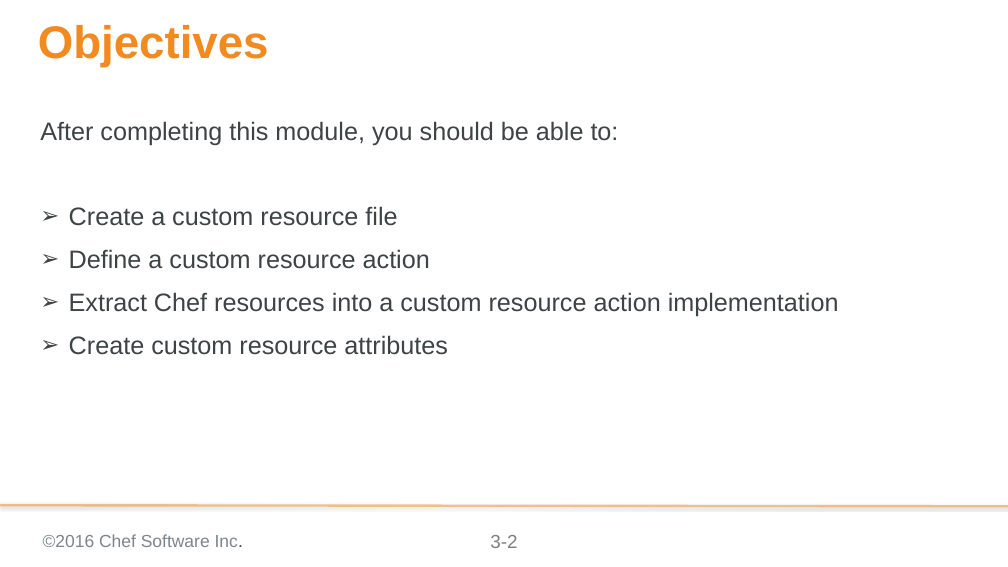
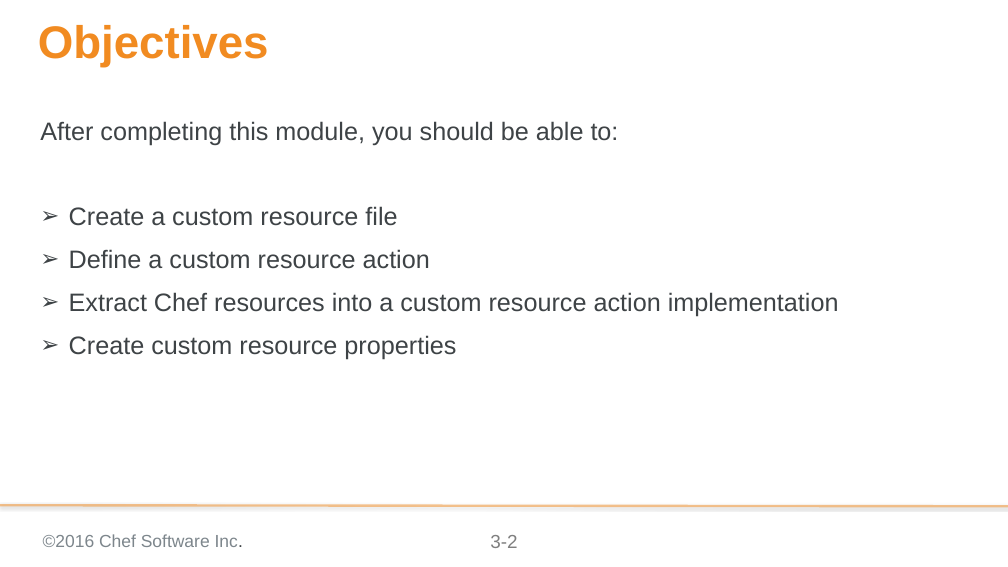
Before and after one commit to chef-training/extending_cookbooks, a slide deck: slide 2 of 03-creating_a_custom_resource-linux.pptx. Drawn at 1008x567 pixels with LibreOffice and Linux fonts; fonts in the diff are those of the drawing; background and template pictures are left out. Boxes give left, top, right and bottom in pixels: in the first picture for what was removed or moved away, otherwise in the second. Text is boxed around its words. In the diff, an @@ line names an element or a change of style, - is before the commit and + after.

Commit message:
Updates Module 03 that move it to the next module
* Moved some of the refactoring out the module into the next module
* Fixed a few typos
* Updated the code examples

```diff
--- a/03-creating_a_custom_resource-linux.pptx
+++ b/03-creating_a_custom_resource-linux.pptx
@@ text at [69,335,456,360]: text changed @@
-➢ Create custom resource attributes
+➢ Create custom resource properties
```
Also in this commit, not shown: 14 other slides changed, 1 slide added, 3 slides removed.
